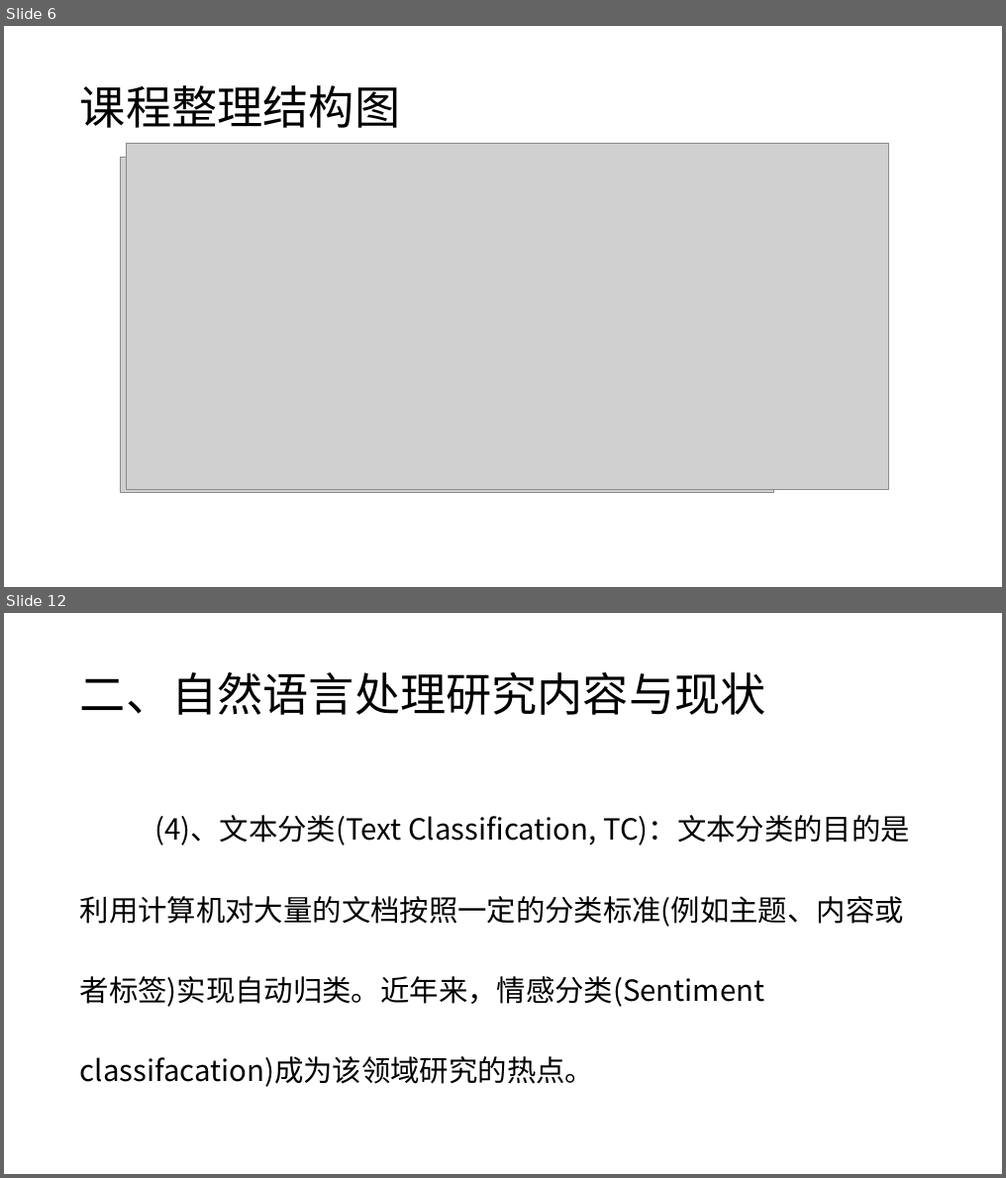
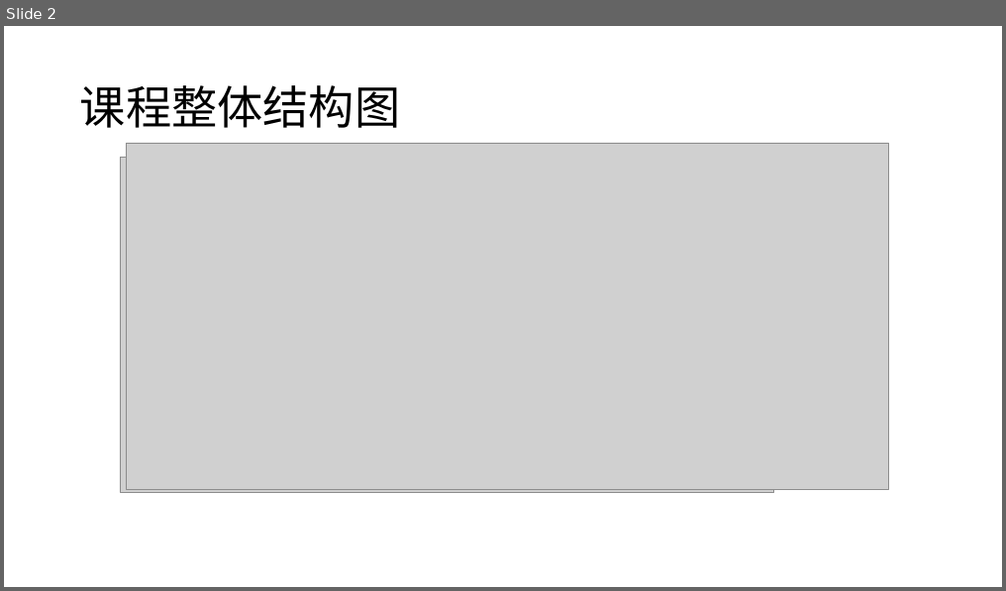
Before and after one commit to charlesXu86/Chatbot_CN, a slide deck: Chatbot_Doc/课程/NLP-4-语言模型.pptx. Shown one above the other, each under a label of ours: slides 6 and 12 before the commit, slide 2 after it; the slides between them are not shown. The pictures are 1006x1178 and 1006x591 pixels, drawn with LibreOffice and Linux fonts; fonts in the diff are those of the drawing; grey boxes stand for pictures. Boxes give left, top, right and bottom in pixels: in the first picture for what was removed or moved away, otherwise in the second. Text is boxed around its words. In the diff, an @@ line names an element or a change of style, - is before the commit and + after.

```diff
--- a/Chatbot_Doc/课程/NLP-4-语言模型.pptx
+++ b/Chatbot_Doc/课程/NLP-4-语言模型.pptx
@@ slide 12 removed at bbox=[4, 613, 1002, 1174], background #FFFFFF @@
@@ title removed at bbox=[80, 672, 766, 715] @@
-二、自然语言处理研究内容与现状
@@ text removed at bbox=[80, 815, 910, 1087] @@
-(4)、文本分类(Text Classification, TC)：文本分类的目的是利用计算机对大量的文档按照一定的分类标准(例如主题、内容或者标签)实现自动归类。近年来，情感分类(Sentiment classifacation)成为该领域研究的热点。
@@ what was slide 6 is now slide 2 @@
@@ slide 2 changed as well @@
@@ title at bbox=[80, 85, 400, 128]: text changed @@
-课程整理结构图
+课程整体结构图
```
Also in this commit, not shown: 4 other slides changed, 6 slides added, 20 other slides removed, 1 other file.
